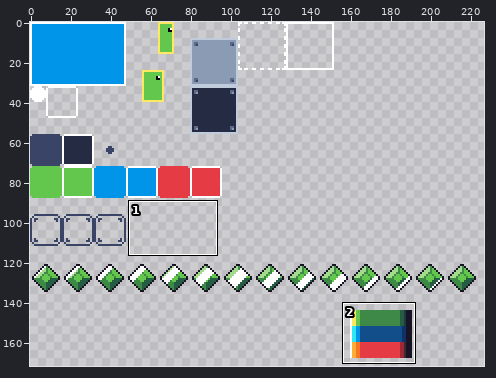
Sprite sheet: res/gfx/entities.png. The first picture is a wide view before the edit; the outline marks the close-up.
Close-up. Before the edit:
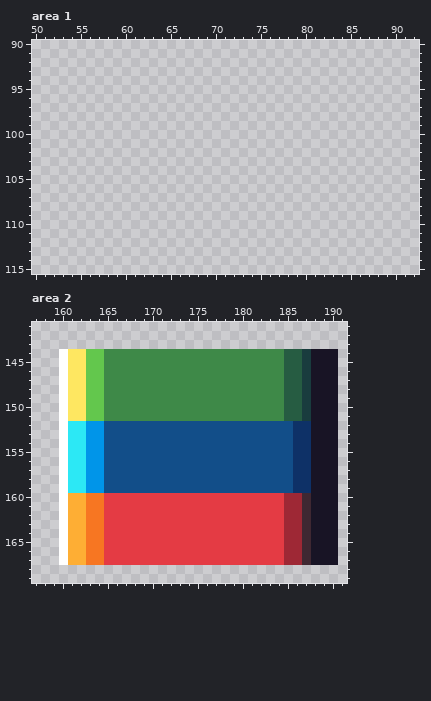
The file is 256x256 pixels. Shown: area 1: x 50..92, y 90..115; area 2: x 157..191, y 141..169. The wide view leaves out empty margins.
The same view after the edit:
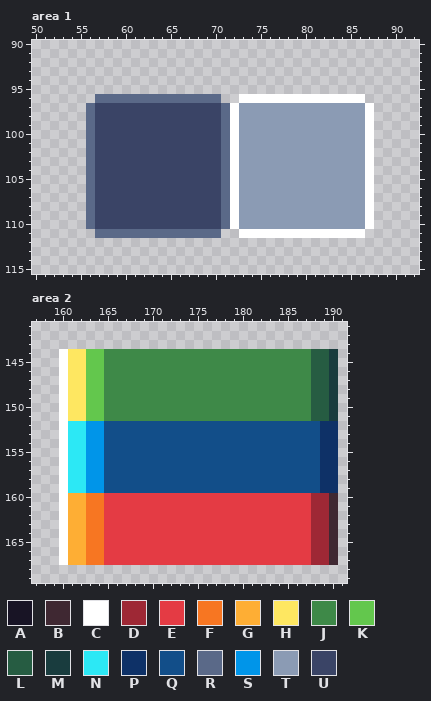
Palette (. is transparent): A #181425  B #3f2832  C #ffffff  D #9e2835  E #e43b44  F #f77622  G #feae34  H #fee761  J #3e8948  K #63c74d  L #265c42  M #193c3e  N #2ce8f5  P #0e3167  Q #124e89  R #5a6988  S #0095e9  T #8b9bb4  U #3a4466
From old to new:
Area 1:
The edit adds colour C in row 96 at x 73 to 86; in rows 97 to 110 at x 72 and 87; in row 111 at x 73 to 86.
The edit adds colour R in row 96 at x 57 to 70; in rows 97 to 110 at x 56 and 71; in row 111 at x 57 to 70.
The edit adds colour T in rows 97 to 110 at x 73 to 86.
The edit adds colour U in rows 97 to 110 at x 57 to 70.
Area 2:
Colour A gives way to colour B in rows 160 to 167 at x 190.
Colour A gives way to colour D in rows 160 to 167 at x 188 to 189.
Colour B gives way to colour E in rows 160 to 167 at x 187.
Colour D gives way to colour E in rows 160 to 167 at x 185 to 186.
Colour L gives way to colour J in rows 144 to 151 at x 185 to 186.
Colour M gives way to colour J in rows 144 to 151 at x 187.
Colour A gives way to colour L in rows 144 to 151 at x 188 to 189.
Colour A gives way to colour M in rows 144 to 151 at x 190.
Colour A gives way to colour P in rows 152 to 159 at x 189 to 190.
Colour A gives way to colour Q in rows 152 to 159 at x 188.
Colour P gives way to colour Q in rows 152 to 159 at x 186 to 187.
